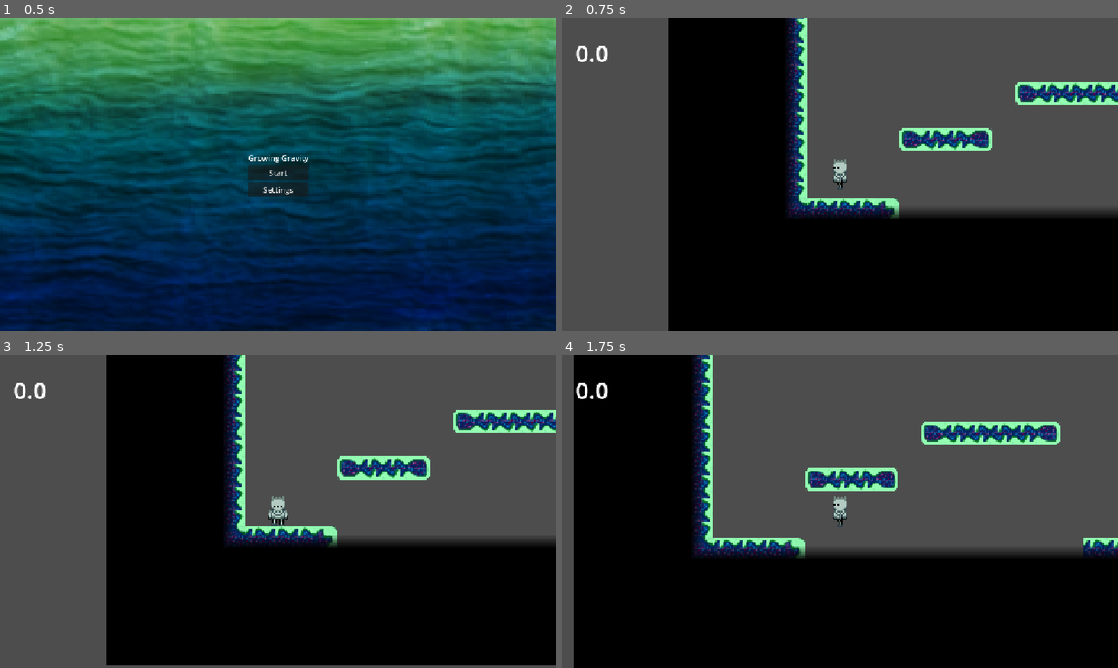
Above: before the commit, frames 1-4 (two rows, left to right).
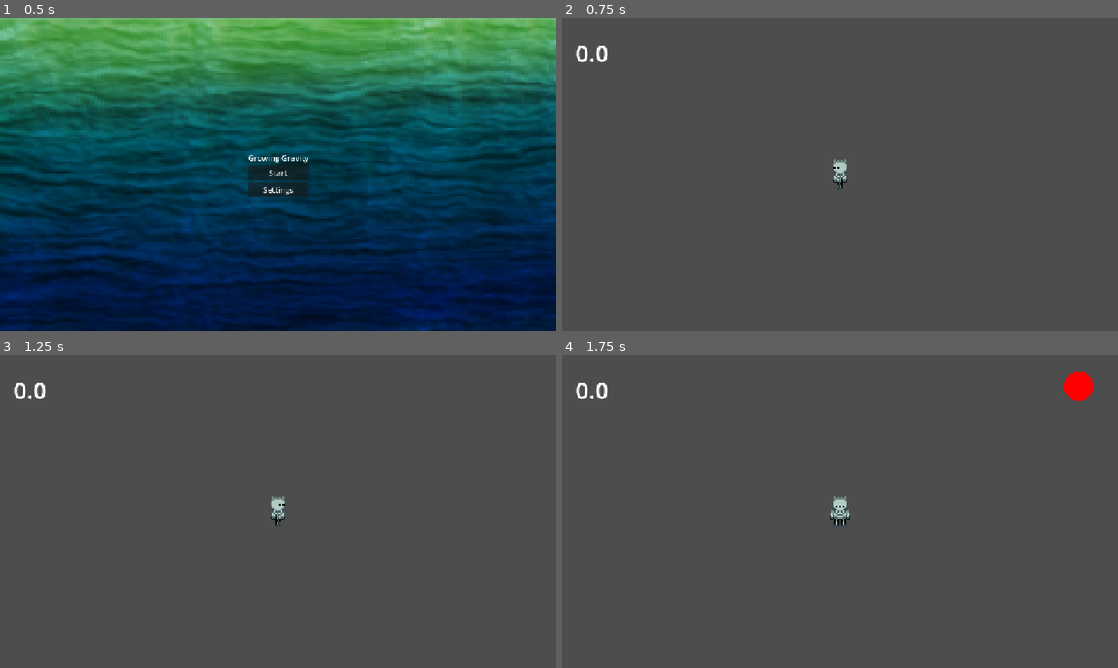
Above: after the commit, the same moments.

Repository: karelisso/R7L_fe
Game: Godot game, scene res://scenes/main_menu.tscn
The game is run twice, just before and just after one commit, with the same random seed, the same clock (stepped at 60 frames per second) and the same inputs. The engine's default icon, where the game draws it, is replaced by a stand-in: a white triangle on a blue panel in a dark square.
Inputs:
- Up to frame 1 (0.5 s): no input
- Up to frame 2 (0.75 s): click "Start" at 0.5 s
- Up to frame 3 (1.25 s): no input
- Up to frame 4 (1.75 s): tap Enter at 1.25 s; hold Right (right) from 1.28 s (still down); tap Space (jump) at 1.52 s

Frame 1 is identical in both runs. In frame 2, 50% of the frame differs, in the area x 19-100%, y 0-100%; in frame 3, 51%; in frame 4, 57%, in the area x 2-100%, y 0-100%.
Error after the commit: Cannot call method 'get_child' on a null value. (res://scripts/handel_main.gd:19)

Commit message:
Moved spawn pos check slightly

Diff:
--- a/scripts/handel_main.gd
+++ b/scripts/handel_main.gd
@@ -16,7 +16,7 @@
 	#var instanced_scene = some_scene.instance() # returns an instance of the scene
 	#sceneparent.add_child(some_scene)
 	add_to_group("manager")
-	ChangeScene(0,spawn.x,spawn.y)
+	ChangeScene(0,sceneparent.get_child(0).get_child(0).position)
 func _process(delta: float) -> void:
 	if Input.is_action_just_pressed("pause"):
 		if not is_paused:
@@ -26,14 +26,14 @@
 			toggle_pause()
 	text.text = str(gravity)
 
-func ChangeScene(tooo:int,x:int,y:int):
+func ChangeScene(tooo:int,pos:Vector2):
 	for n in sceneparent.get_children():
 		sceneparent.remove_child(n)
 		n.queue_free()
 	var some_scene = load(stages[tooo]) # returns a PackedScene
 	var instanced_scene = some_scene.instantiate() # returns an instance of the scene
 	sceneparent.add_child(instanced_scene)
-	player.position = sceneparent.get_child(0).get_child(0).position
+	player.position = pos
 
 func toggle_pause():
 	if not is_paused:
